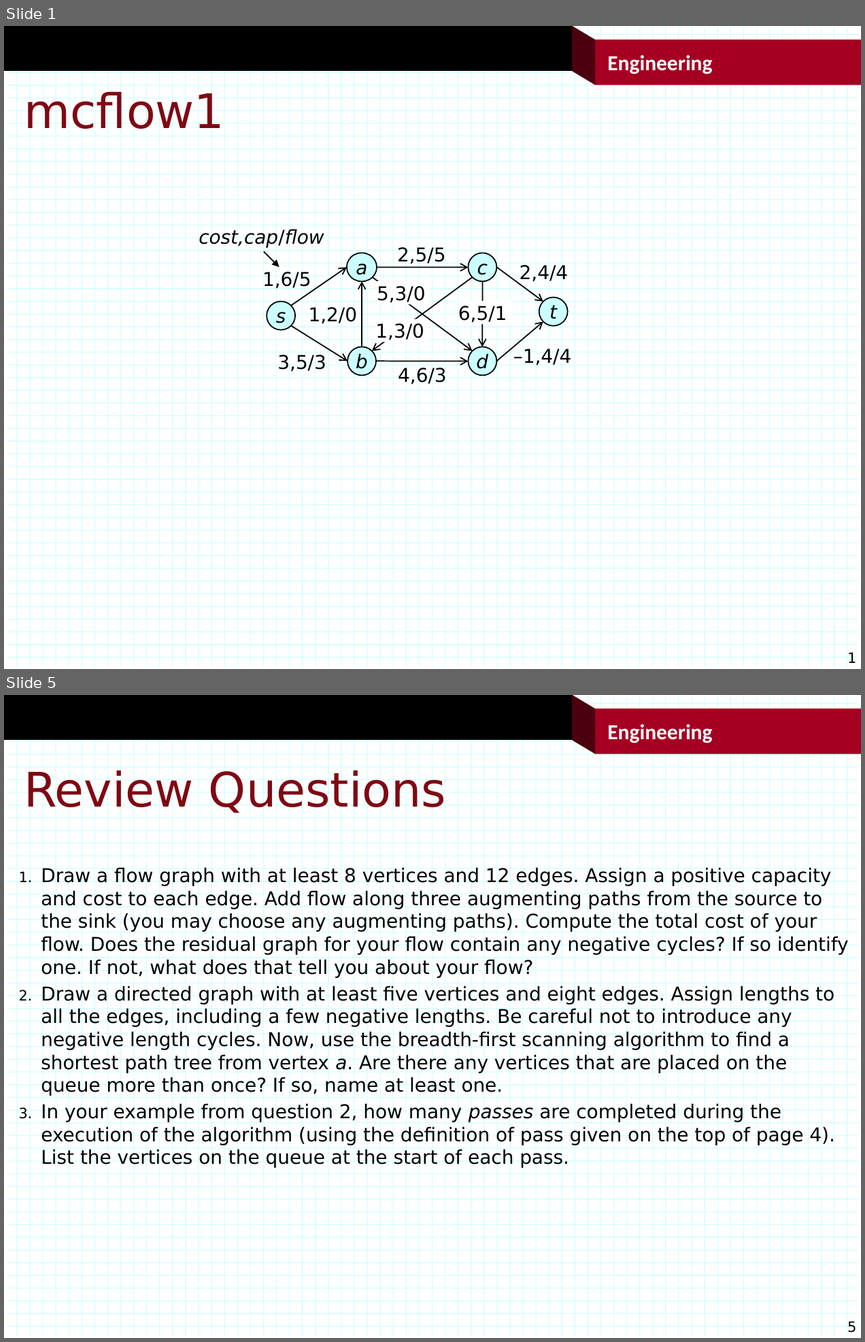
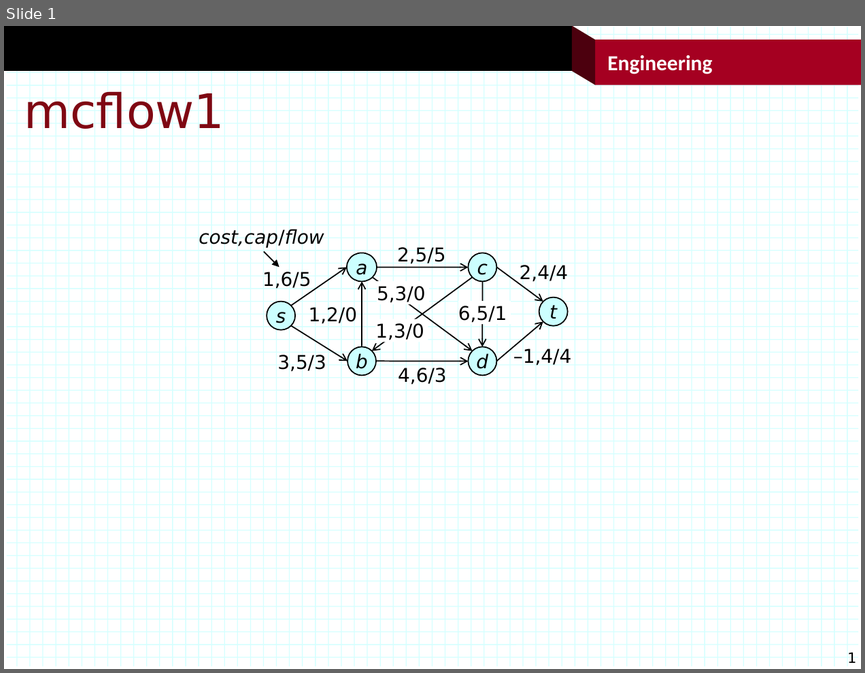
Before and after one commit to jonturner53/gads, a slide deck: graphAlgorithms/mcflow.pptx. Shown one above the other, each under a label of ours: slides 1 and 5 before the commit, slide 1 after it; the slides between them are not shown. The pictures are 865x1342 and 865x673 pixels, drawn with LibreOffice and Linux fonts; fonts in the diff are those of the drawing; background and template pictures are left out. Boxes give left, top, right and bottom in pixels: in the first picture for what was removed or moved away, otherwise in the second. Text is boxed around its words. In the diff, an @@ line names an element or a change of style, - is before the commit and + after.

```diff
--- a/graphAlgorithms/mcflow.pptx
+++ b/graphAlgorithms/mcflow.pptx
@@ slide 5 removed at <box>4,695,861,1338</box>, background #FFFFFF; not listed: 122 template elements that a slide beside it also shows @@
@@ title removed at <box>24,768,446,816</box> @@
-Review Questions
@@ text removed at <box>41,867,849,1168</box> @@
-1. Draw a flow graph with at least 8 vertices and 12 edges. Assign a positive capacity and cost to each edge. Add flow along three augmenting paths from the source to the sink (you may choose any augmenting paths). Compute the total cost of your flow. Does the residual graph for your flow contain any negative cycles? If so identify one. If not, what does that tell you about your flow?
-2. Draw a directed graph with at least five vertices and eight edges. Assign lengths to all the edges, including a few negative lengths. Be careful not to introduce any negative length cycles. Now, use the breadth-first scanning algorithm to find a shortest path tree from vertex a. Are there any vertices that are placed on the queue more than once? If so, name at least one.
-3. In your example from question 2, how many passes are completed during the execution of the algorithm (using the definition of pass given on the top of page 4). List the vertices on the queue at the start of each pass.
```
Also in this commit, not shown: 1 slide added, 13 other slides removed, 22 other files.
